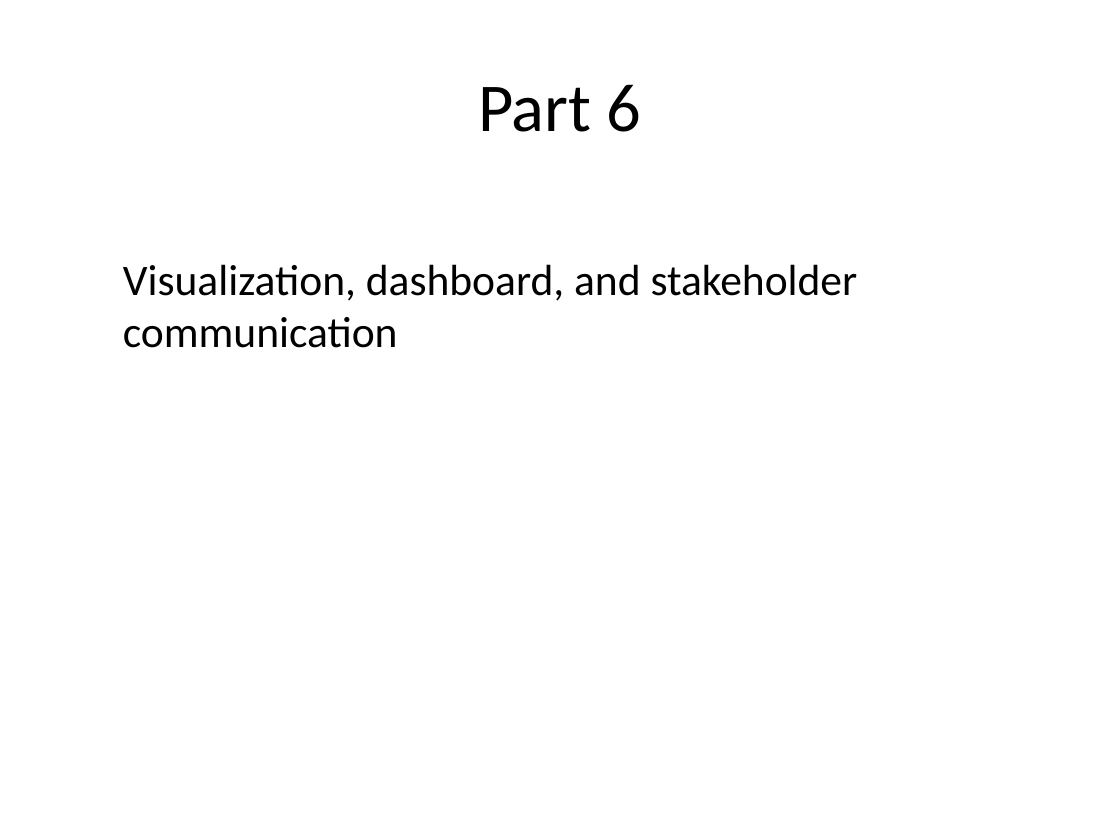
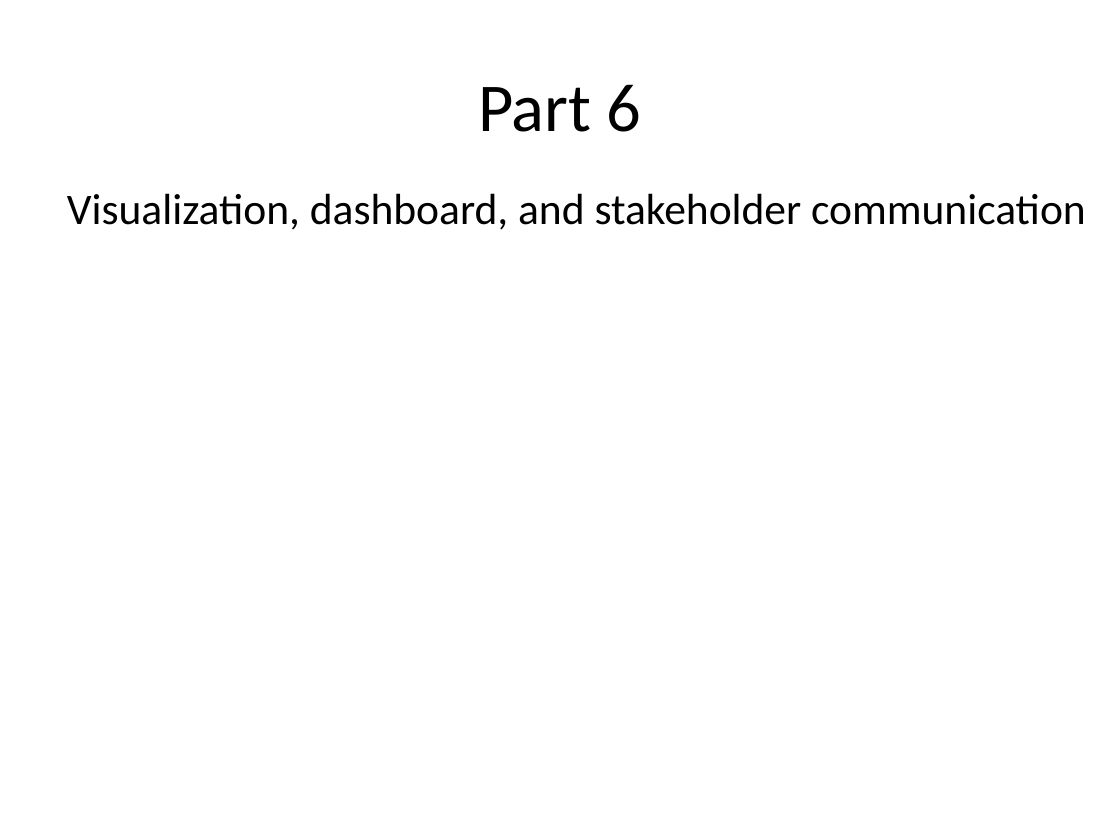
Before and after one commit to Meenakshipro/My-Projects, a slide deck: slide 21 of Project 3/docs/Rapido_Student_Teaching_Deck.pptx (slide 25 before the commit). Drawn at 1120x840 pixels with LibreOffice and Linux fonts; fonts in the diff are those of the drawing. Boxes give left, top, right and bottom in pixels: in the first picture for what was removed or moved away, otherwise in the second. Text is boxed around its words. In the diff, an @@ line names an element or a change of style, - is before the commit and + after.

```diff
--- a/Project 3/docs/Rapido_Student_Teaching_Deck.pptx
+++ b/Project 3/docs/Rapido_Student_Teaching_Deck.pptx
@@ text "Visualization, dashboard, and stakeholder communication" rewrapped from [123,264,858,348] to [67,193,1086,230] @@
```
Also in this commit, not shown: 12 other slides changed, 1 slide added, 11 slides removed, 4 other files.
